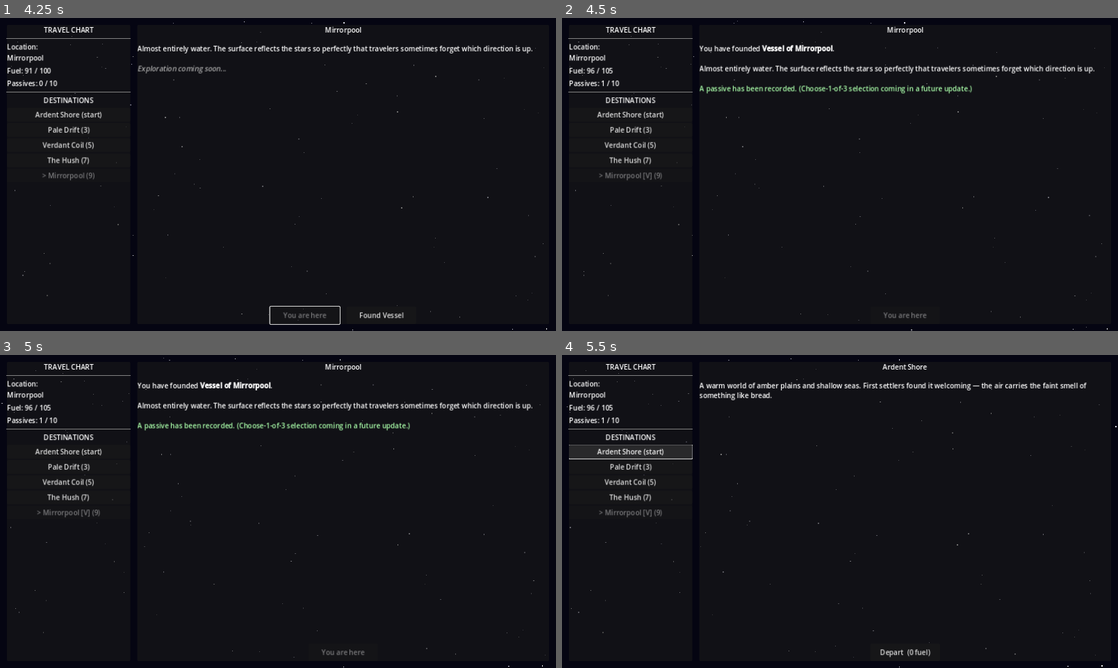
Above: before the commit, frames 1-4 (two rows, left to right).
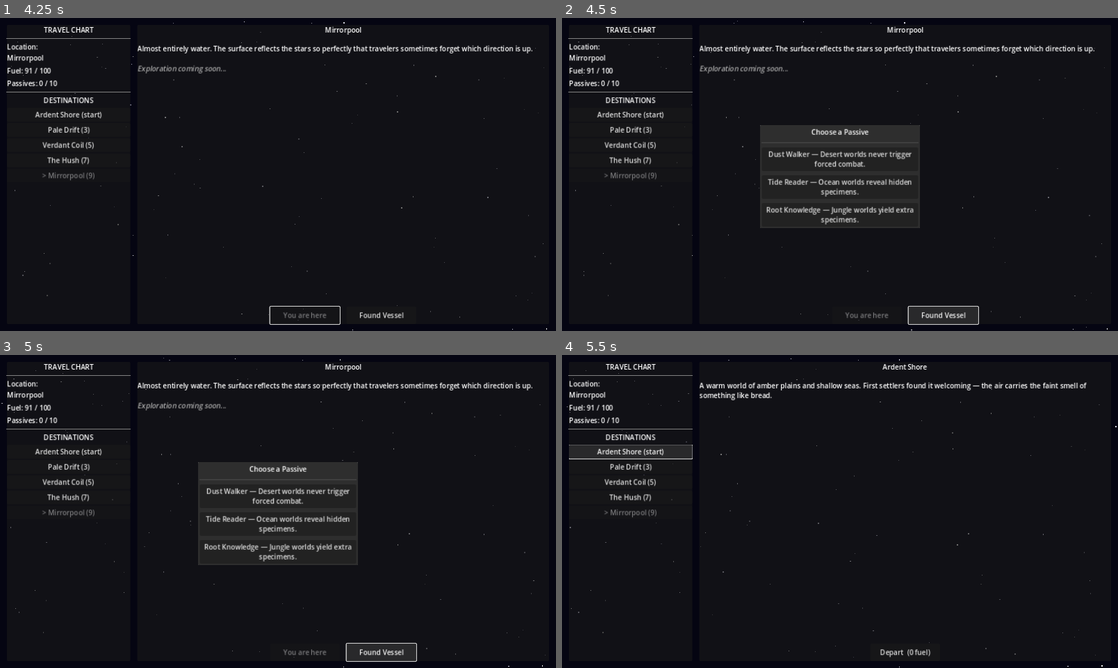
Above: after the commit, the same moments.

Repository: ColdTie/Metanoia-Vessel-2D
Game: Godot game, scene res://scenes/travel/travel_screen.tscn
The game is run twice, just before and just after one commit, with the same random seed, the same clock (stepped at 60 frames per second) and the same inputs.
Inputs:
- Up to frame 1 (4.25 s): click "Pale Drift (3)" at 0.5 s; click "Verdant Coil (5)" at 1.25 s; click "The Hush (7)" at 2 s; click "Mirrorpool (9)" at 2.75 s; click "Depart (9 fuel)" at 3.5 s
- Up to frame 2 (4.5 s): click "Found Vessel" at 4.25 s
- Up to frame 3 (5 s): no input
- Up to frame 4 (5.5 s): click "Ardent Shore (start)" at 5 s

Frame 1 is identical in both runs. In frame 2, 7.3% of the frame differs, in the area x 5-96%, y 8-98%; in frame 3, 7.3%; in frame 4, 0.1%.

Commit message:
feat: choose-1-of-3 passive selection on settling
Settling now draws 3 unique passives from a new GameState.passive_roster
(excluding ones already owned) and lets the player pick one via an
in-code popup, replacing the hardcoded automatic Founding Bonus grant.
Only founding_bonus has a mechanical effect (+5 max fuel) so far; the
rest are recorded for future effect implementation.

Co-Authored-By: Claude Sonnet 5 <noreply@anthropic.com>
Claude-Session: https://claude.ai/code/session_01U7vekVxZmFwengsYx9yifr

Diff:
--- a/scripts/autoloads/game_state.gd
+++ b/scripts/autoloads/game_state.gd
@@ -15,6 +15,18 @@
 # World catalog — initialized in _ready(); mutated when worlds are settled.
 # Each entry: {id, name, type, description, settled, vessel_name, distance, specimens}
 var world_catalog: Array = []
+
+# Candidate passives offered on settling (choose-1-of-3). See design/systems.md
+# "Passive Roster" — only founding_bonus has a mechanical effect wired up so far;
+# the rest are recorded but their effects are still TODO.
+const passive_roster: Array = [
+	{"id": "founding_bonus", "name": "Founding Bonus", "desc": "First settlement clarity. +5 max fuel."},
+	{"id": "root_knowledge", "name": "Root Knowledge", "desc": "Jungle worlds yield extra specimens."},
+	{"id": "echo_listener", "name": "Echo Listener", "desc": "Unlocks extra creature dialogue options."},
+	{"id": "frost_hardened", "name": "Frost Hardened", "desc": "Ice-world travel costs 1 less fuel."},
+	{"id": "tide_reader", "name": "Tide Reader", "desc": "Ocean worlds reveal hidden specimens."},
+	{"id": "dust_walker", "name": "Dust Walker", "desc": "Desert worlds never trigger forced combat."},
+]
 
 signal world_changed(new_world: String)
 signal passive_gained(passive: Dictionary)
@@ -111,6 +123,18 @@
 	return true
 
 
+func draw_passive_choices(count: int = 3) -> Array:
+	var owned_ids: Array = []
+	for p in passives:
+		owned_ids.append(p.get("id", ""))
+	var available: Array = []
+	for p in passive_roster:
+		if not owned_ids.has(p["id"]):
+			available.append(p.duplicate())
+	available.shuffle()
+	return available.slice(0, min(count, available.size()))
+
+
 func add_passive(passive: Dictionary) -> void:
 	passives.append(passive)
 	passive_gained.emit(passive)
--- a/scripts/travel/travel_screen.gd
+++ b/scripts/travel/travel_screen.gd
@@ -290,25 +290,65 @@
 	world["settled"] = true
 	world["vessel_name"] = "Vessel of " + world["name"]
 
-	# Grant the founding passive (choose-1-of-3 UI is TODO)
-	GameState.add_passive({
-		"id": "founding_bonus",
-		"name": "Founding Bonus",
-		"desc": "The act of founding grants clarity. +5 max fuel.",
-		"source": world["name"],
-	})
-	GameState.max_fuel += 5
-	GameState.refuel(5)
+	_show_passive_choice_dialog(world)
+
+
+func _show_passive_choice_dialog(world: Dictionary) -> void:
+	var choices: Array = GameState.draw_passive_choices(3)
+	if choices.is_empty():
+		_finish_settle(world, {})
+		return
+
+	var popup := PopupPanel.new()
+	popup.name = "PassiveChoicePopup"
+	add_child(popup)
+
+	var vbox := VBoxContainer.new()
+	vbox.add_theme_constant_override("separation", 10)
+	vbox.custom_minimum_size = Vector2(360.0, 0.0)
+	popup.add_child(vbox)
+
+	var title := Label.new()
+	title.text = "Choose a Passive"
+	title.horizontal_alignment = HORIZONTAL_ALIGNMENT_CENTER
+	vbox.add_child(title)
+	vbox.add_child(HSeparator.new())
+
+	for passive in choices:
+		var btn := Button.new()
+		btn.text = "%s — %s" % [passive["name"], passive["desc"]]
+		btn.autowrap_mode = TextServer.AUTOWRAP_WORD_SMART
+		btn.custom_minimum_size = Vector2(340.0, 50.0)
+		btn.pressed.connect(func():
+			popup.queue_free()
+			_finish_settle(world, passive)
+		)
+		vbox.add_child(btn)
+
+	popup.popup_centered()
+
+
+func _finish_settle(world: Dictionary, passive: Dictionary) -> void:
+	if not passive.is_empty():
+		passive["source"] = world["name"]
+		GameState.add_passive(passive)
+		if passive.get("id", "") == "founding_bonus":
+			GameState.max_fuel += 5
+			GameState.refuel(5)
 
 	_settle_button.visible = false
 	_populate_destinations()
 	_refresh_status()
 
+	var passive_note: String = \
+		"[color=#aaffaa]Passive gained: [b]%s[/b].[/color]" % passive["name"] \
+		if not passive.is_empty() \
+		else "[color=#aaaaaa]No new passives were available.[/color]"
+
 	_world_desc_label.text = \
 		"You have founded [b]" + world["vessel_name"] + "[/b].\n\n" \
 		+ world.get("description", "") \
-		+ "\n\n[color=#aaffaa]A passive has been recorded. " \
-		+ "(Choose-1-of-3 selection coming in a future update.)[/color]"
+		+ "\n\n" + passive_note
 
 	SaveLoad.save_game()
 
Not shown, changed: design/content-log.md
Not shown, changed: design/systems.md
